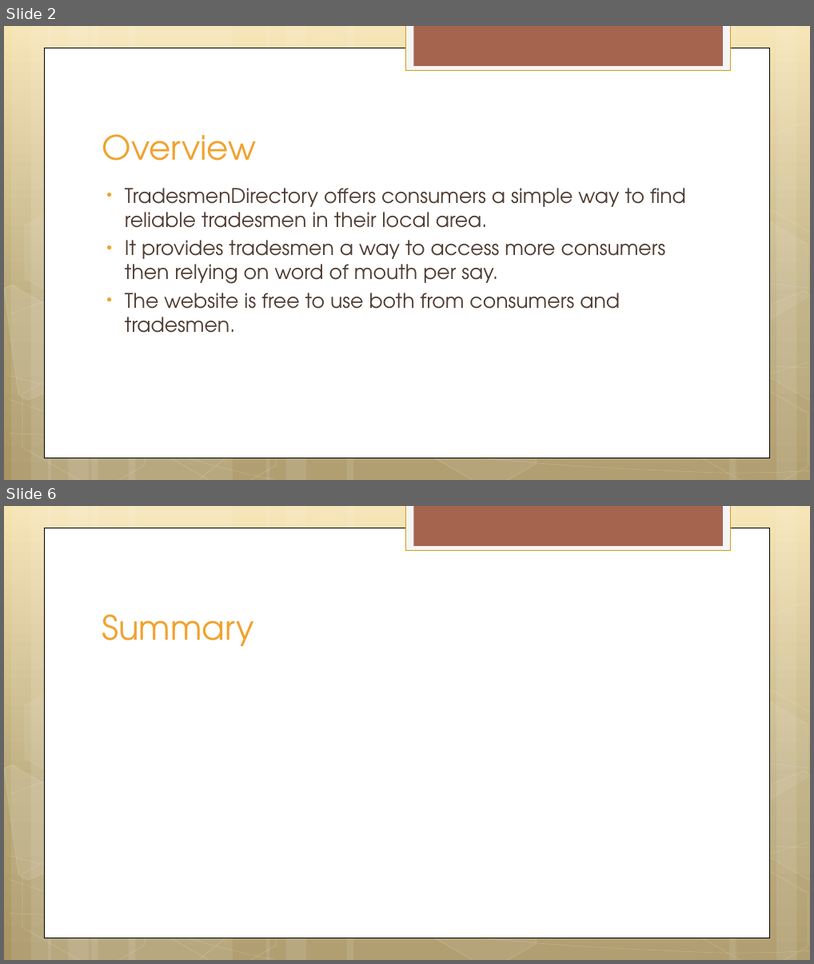
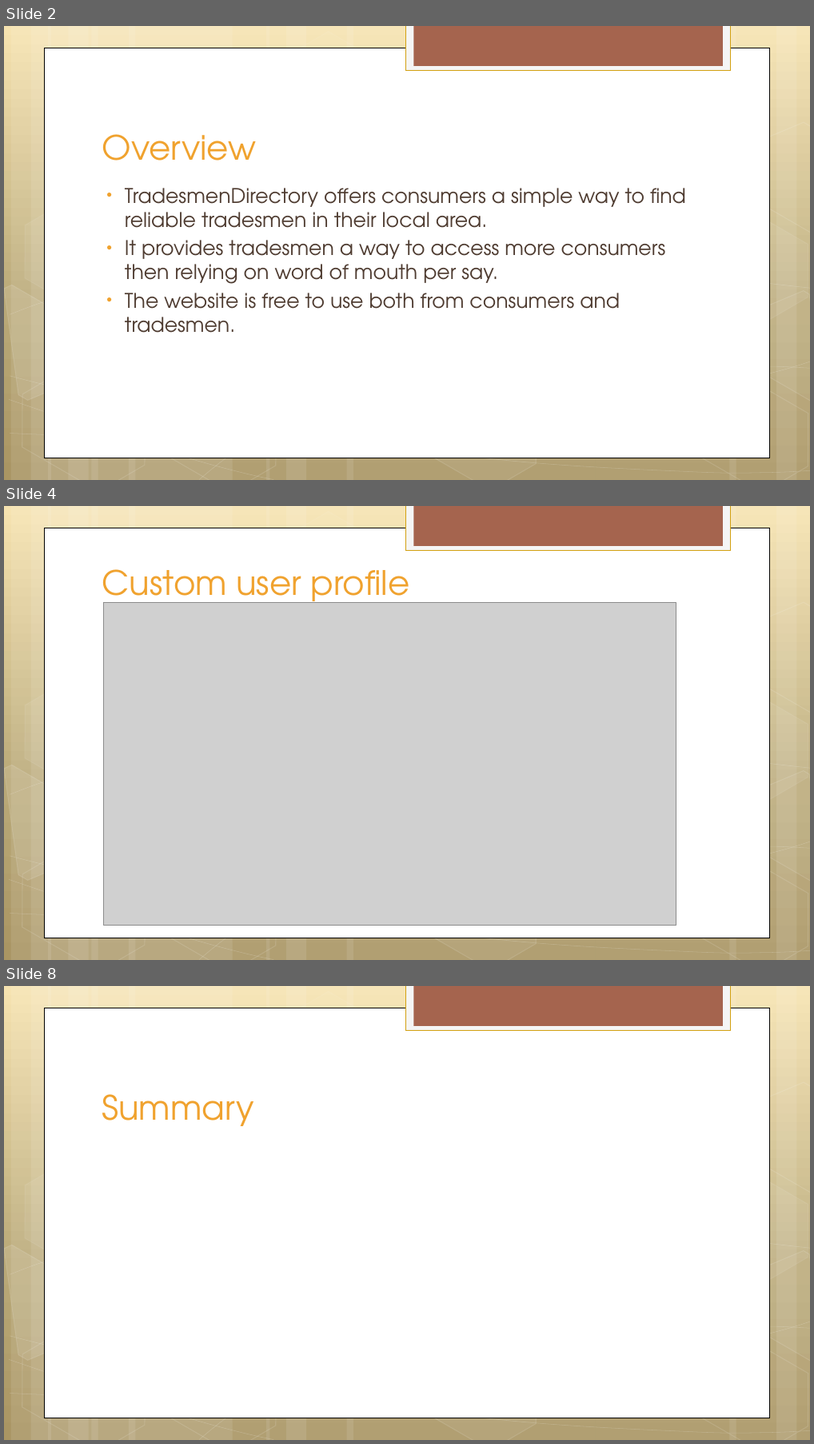
Before and after one commit to MehreenMalik/TradesmenDirectory, a slide deck: TradesmenDirectory.pptx. Shown one above the other, each under a label of ours: slides 2 and 6 before the commit, slides 2, 4 and 8 after it; the slides between them are not shown. The pictures are 814x964 and 814x1444 pixels, drawn with LibreOffice and Linux fonts; fonts in the diff are those of the drawing; grey boxes stand for pictures. Boxes give left, top, right and bottom in pixels: in the first picture for what was removed or moved away, otherwise in the second. Text is boxed around its words. In the diff, an @@ line names an element or a change of style, - is before the commit and + after.

Commit message:
Added in a user profile screenshot and some text.

```diff
--- a/TradesmenDirectory.pptx
+++ b/TradesmenDirectory.pptx
@@ slide 4 added at bbox=[4, 506, 810, 960], background gradient #F6E4B0 to #BAA878 to #A99764; not listed: 30 template elements that a slide beside it also shows @@
@@ title added at bbox=[102, 569, 410, 611], 40 pt, text #F0A22E @@
+Custom user profile
@@ picture added at bbox=[103, 603, 676, 924] @@
@@ what was slide 6 is now slide 8 @@
```
Also in this commit, not shown: 1 slide changed, 3 other slides added, 2 slides removed.
